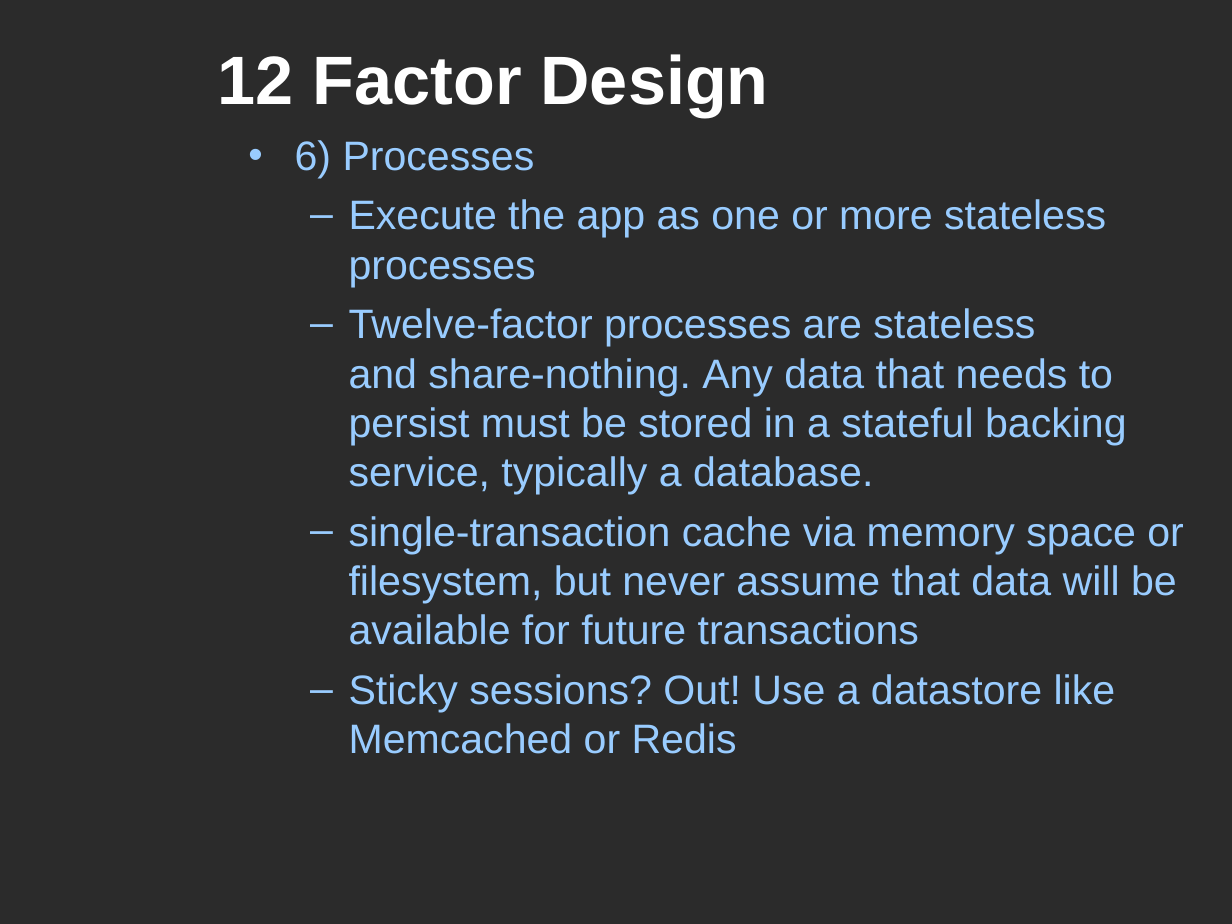
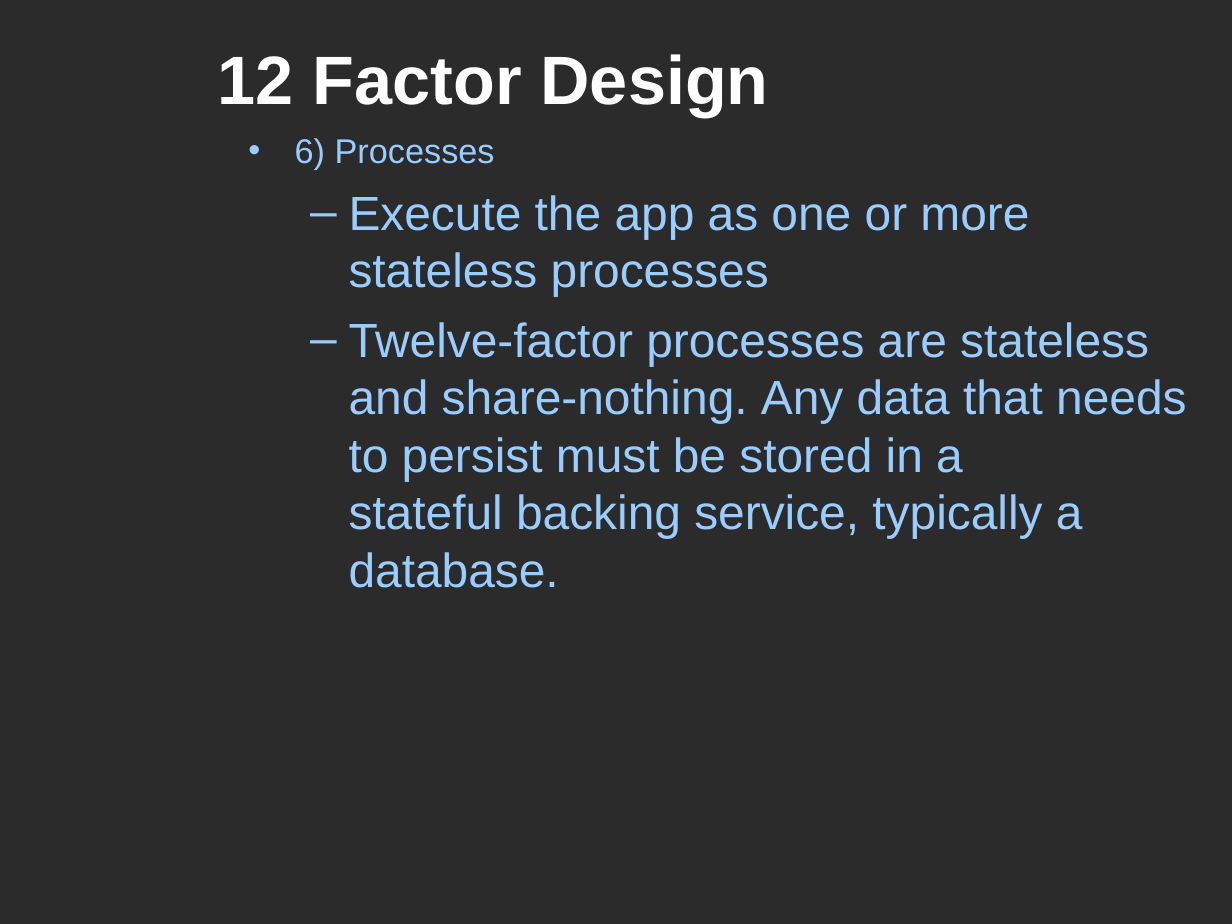
Before and after one commit to mars64/k8s-music-stack, a slide deck: slide 26 of MarcialWhite-Kubernetes101-www.SoFree.us-20170603.ppt (slide 17 before the commit). Drawn at 1232x924 pixels with LibreOffice and Linux fonts; fonts in the diff are those of the drawing; background and template pictures are left out; a plain dark background stands for a picture behind light text. Boxes give left, top, right and bottom in pixels: in the first picture for what was removed or moved away, otherwise in the second. Text is boxed around its words. In the diff, an @@ line names an element or a change of style, - is before the commit and + after.

```diff
--- a/MarcialWhite-Kubernetes101-www.SoFree.us-20170603.ppt
+++ b/MarcialWhite-Kubernetes101-www.SoFree.us-20170603.ppt
@@ text "6) Processes" at <box>295,138,1186,588</box>: size 24 to 20 pt in "6) Processes"; size 24 to 28 pt; less space between paragraphs; more space between paragraphs @@
@@ text at <box>349,516,1184,754</box>: paragraphs removed @@
-  – single-transaction cache via memory space or filesystem, but never assume that data will be available for future transactions
-  – Sticky sessions? Out! Use a datastore like Memcached or Redis
```
Also in this commit, not shown: 16 other slides changed, 17 slides added, 1 other file.
